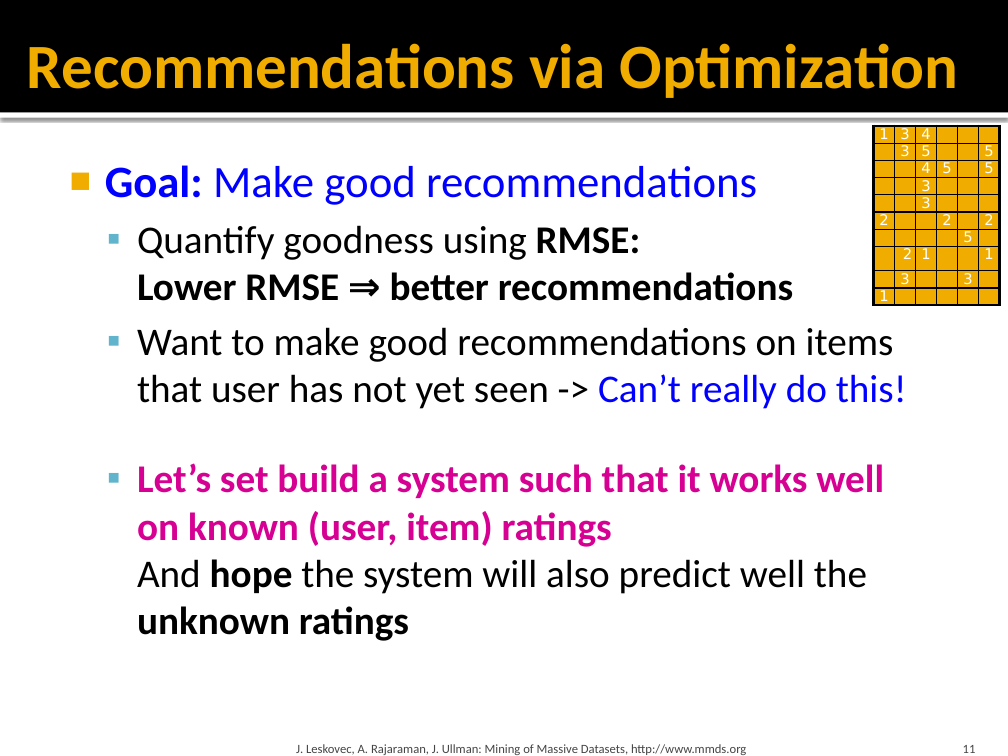
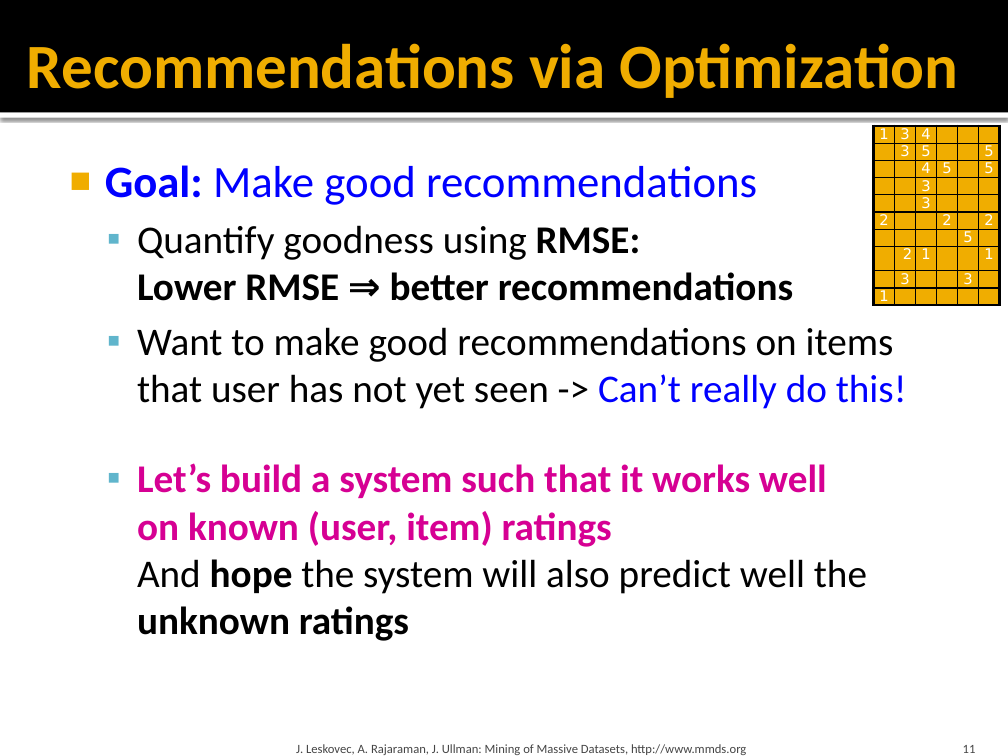
Before and after one commit to chriswjh/chriswjh.github.io, a slide deck: slide 11 of BDM/09-recsys2.pptx. Drawn at 1008x756 pixels with LibreOffice and Linux fonts; fonts in the diff are those of the drawing. Boxes give left, top, right and bottom in pixels: in the first picture for what was removed or moved away, otherwise in the second. Text is boxed around its words. In the diff, an @@ line names an element or a change of style, - is before the commit and + after.

```diff
--- a/BDM/09-recsys2.pptx
+++ b/BDM/09-recsys2.pptx
@@ text at (137,463,867,641): text changed @@
-  ▪ Let’s set build a system such that it works well
-    on known (user, item) ratings
-    And hope the system will also predict well the unknown ratings
+  ▪ Let’s build a system such that it works well
+    on known (user, item) ratings
+    And hope the system will also predict well the unknown ratings
```
Also in this commit, not shown: 3 other slides changed, 3 other files.
